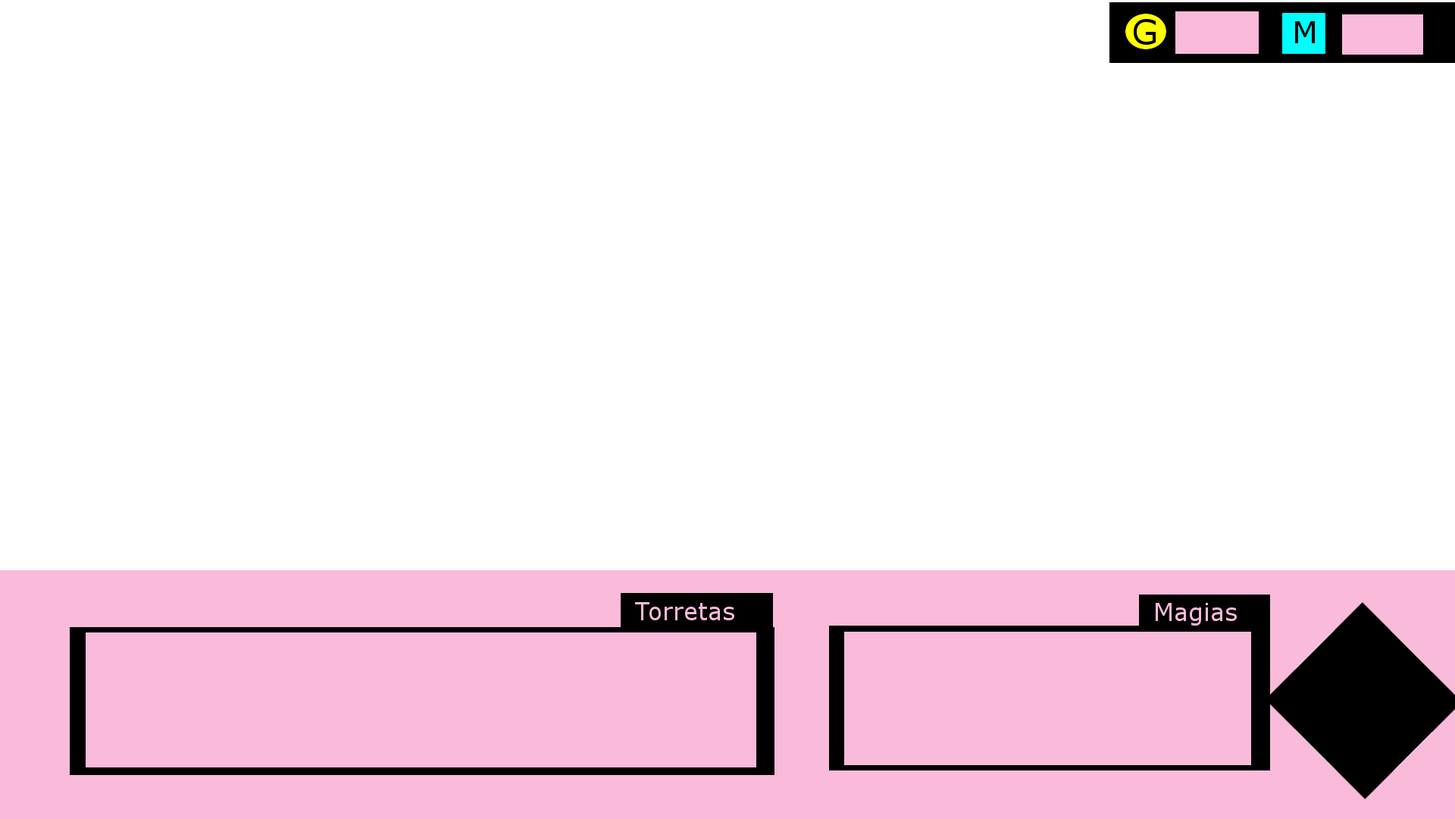
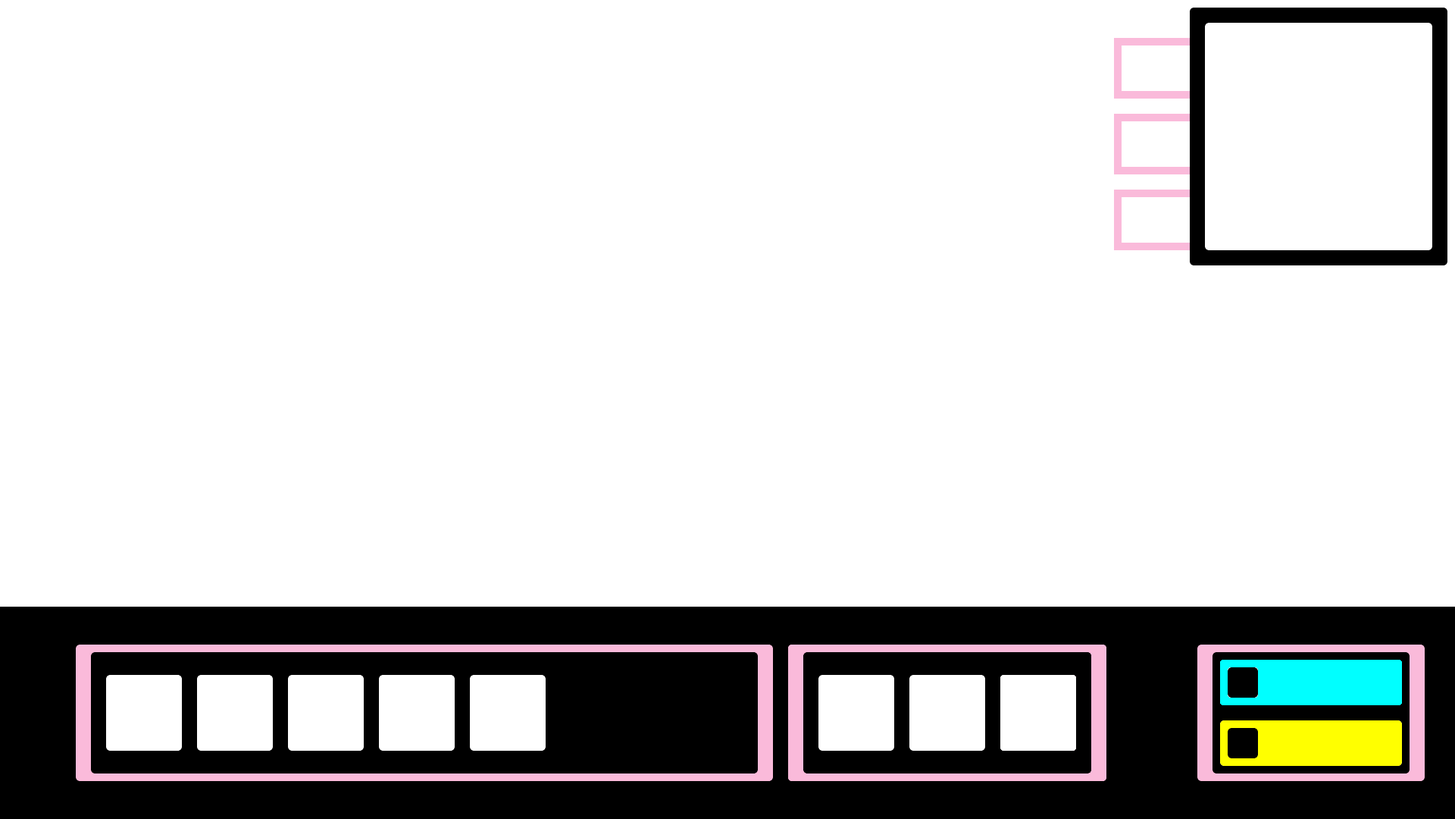
Two versions of the same layered image (1455×819). Layer-by-layer changes:
renamed "G" to "Minimapa", painted on it over [1114, 7, 1448, 266]
renamed "Visible" to "Estado", moved it above "Magia", painted on it over [0, 2, 1455, 819]
renamed "M" to "Magia", painted on it over [788, 21, 1426, 781]
removed layer "Magias" over [1155, 602, 1238, 626]
renamed "Torretas" to "Torreta", moved it below "Magia", painted on it over [0, 601, 1455, 819]
